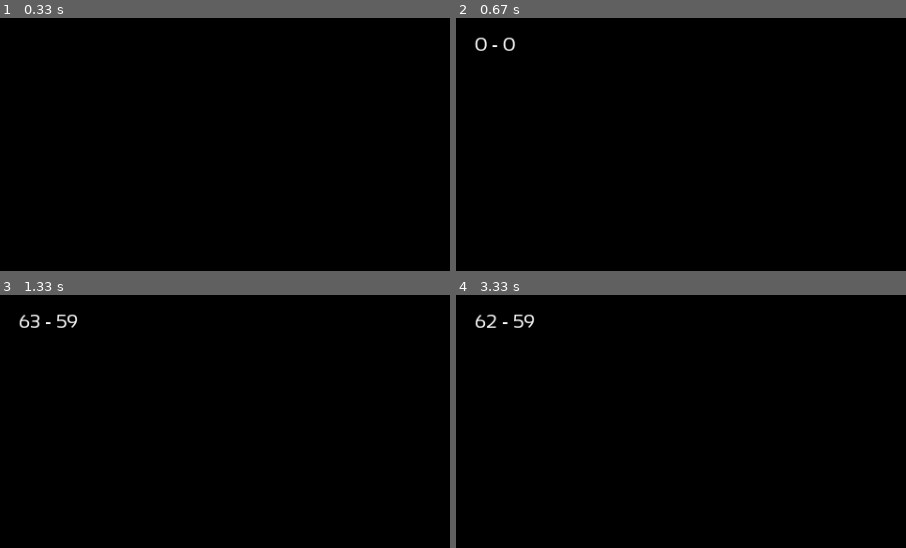
Above: before the commit, frames 1-4 (two rows, left to right).
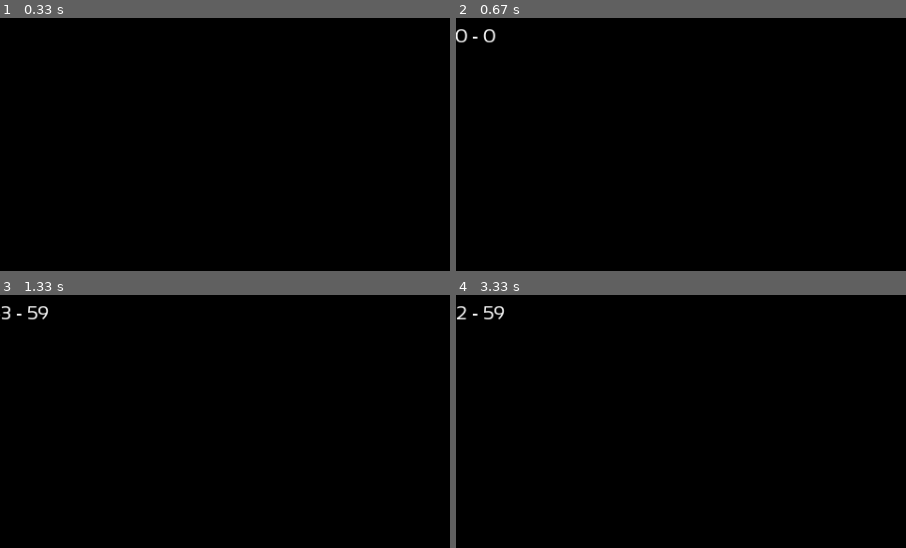
Above: after the commit, the same moments.

Repository: eddyvy/pygame_activity
Game: pygame game, started from dinos/__main__.py
Same seed, same stepped clock (60 frames per second), same inputs: the game is played once before the commit and once after it.
Inputs:
- Up to frame 1 (0.33 s): no input
- Up to frame 2 (0.67 s): tap F5 at 0.33 s
- Up to frame 3 (1.33 s): no input
- Up to frame 4 (3.33 s): no input
The pictures show only the part of the screen within x 0-50%, y 0-50%; the shares and areas given below are measured in that part.

Frame 1 is identical in both runs. In frame 2, 0.4% of the frame differs, in the area x 0-14%, y 4-14%; in frame 3, 0.5%; in frame 4, 0.5%, in the area x 0-18%, y 4-14%.

Commit message:
Created label element

Diff:
--- a/dinos/ui/fps_stats.py
+++ b/dinos/ui/fps_stats.py
@@ -2,6 +2,7 @@
 from dinos.config import Config
 from dinos.resources.font_manager import FontManager
 from dinos.states.state import StateTypes
+from dinos.ui.label import UILabel
 
 
 class FPSStats(Updatable, Renderable):
@@ -10,7 +11,20 @@
         self.__logic_frames = 0
         self.__render_frames = 0
         self.__update_time = 0
-        self.__set_fps_surface()
+
+        font = FontManager.instance().get(
+            StateTypes.Global,
+            Config.get("fonts", "main", "name")
+        )
+
+        self.__label = UILabel(
+            font,
+            "0 - 0",
+            Config.get("timing", "fps_pos"),
+            Config.get("fonts", "main", "color"),
+            Config.get("game", "background_color")
+        )
+
         self.__refresh_update_time = Config.get(
             "timing", "refresh_update_time")
 
@@ -19,20 +33,19 @@
         self.__logic_frames += 1
 
         if self.__update_time > self.__refresh_update_time:
-            self.__set_fps_surface()
+            self.__set_text()
             self.__logic_frames = 0
             self.__render_frames = 0
             self.__update_time -= self.__refresh_update_time
 
-    def render(self, surface_dst):
+    def render(self, surface):
         self.__render_frames += 1
-        surface_dst.blit(self.__image, Config.get("timing", "fps_pos"))
+        self.__label.render(surface)
 
     def quit(self):
         pass
 
-    def __set_fps_surface(self):
-        font = FontManager.instance().get(
-            StateTypes.Global, Config.get("fonts", "main", "name"))
-        self.__image = font.render(
-            f"{self.__logic_frames} - {self.__render_frames}", True, Config.get("fonts", "main", "color"), None)
+    def __set_text(self):
+        self.__label.set_text(
+            f"{self.__logic_frames} - {self.__render_frames}"
+        )
--- /dev/null
+++ b/dinos/ui/label.py
@@ -0,0 +1,41 @@
+from dinos.common.game_abstract import Renderable
+
+
+class UILabel(Renderable):
+
+    def __init__(self, font, text, position, color, bg_color):
+        self.__font = font
+        self.__text = text
+        self.__color = color
+        self.__position = position
+        self.__bg_color = bg_color
+        self.__set_image()
+
+    def set_text(self, text):
+        if text == self.__text:
+            return
+        self.__text = text
+        self.__set_image()
+
+    def set_color(self, color):
+        if color == self.__color:
+            return
+        self.__color = color
+        self.__set_image()
+
+    def set_position(self, position):
+        if position == self.__position:
+            return
+        self.__position = position
+        self.__set_image()
+
+    def render(self, surface):
+        surface.blit(self.__image, self.__rect)
+
+    def quit(self):
+        pass
+
+    def __set_image(self):
+        self.__image = self.__font.render(
+            self.__text, True, self.__color, self.__bg_color)
+        self.__rect = self.__image.get_rect(center=self.__position)
